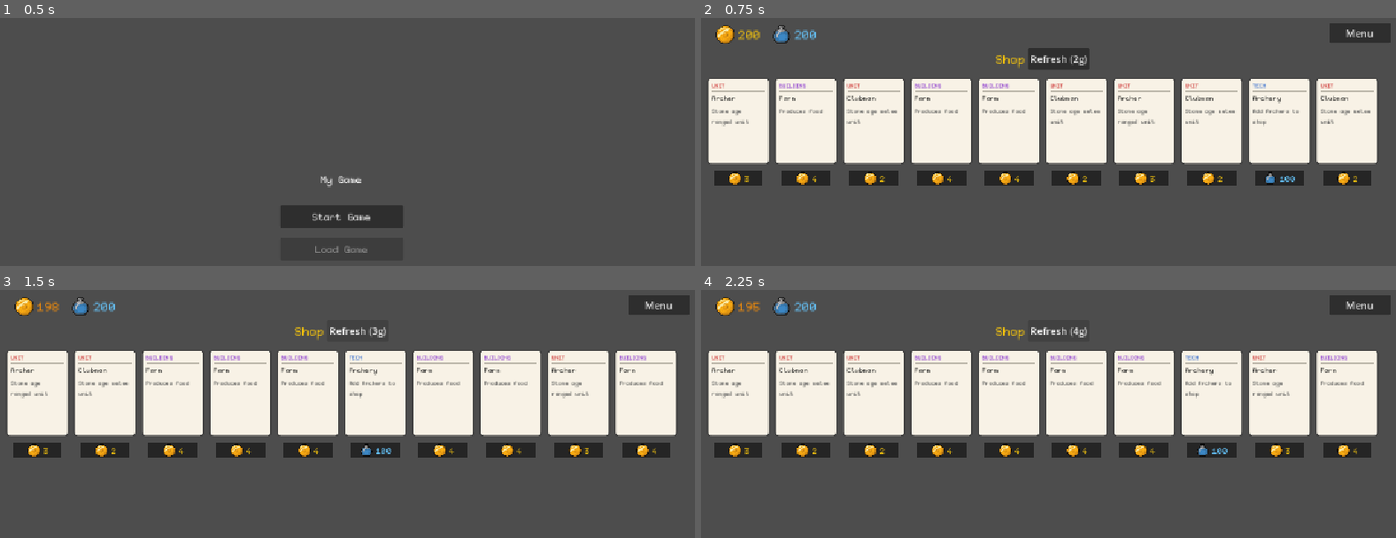
Above: before the commit, frames 1-4 (two rows, left to right).
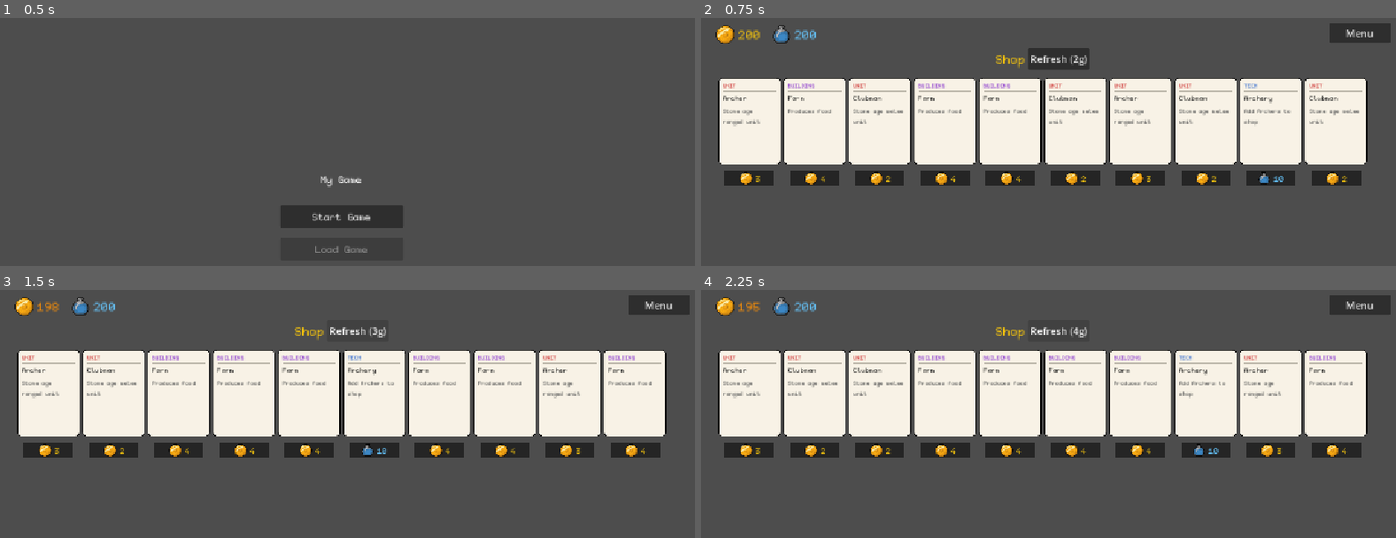
Above: after the commit, the same moments.

Repository: maomoney/proj2
Game: Godot game, scene res://main.tscn
Two runs of this game, one before a commit and one after it. Both use one fixed random seed, a clock stepped at 60 frames per second and the inputs below.
Inputs:
- Up to frame 1 (0.5 s): no input
- Up to frame 2 (0.75 s): click "Start Game" at 0.5 s
- Up to frame 3 (1.5 s): click "Refresh (2g)" at 1.25 s
- Up to frame 4 (2.25 s): click "Refresh (3g)" at 2 s

Frame 1 is identical in both runs. In frame 2, 10% of the frame differs, in the area x 1-98%, y 24-68%; in frame 3, 10%; in frame 4, 10%.

Commit message:
previews

Diff:
--- a/card.gd
+++ b/card.gd
@@ -11,6 +11,7 @@
 var dragging := false
 var drag_offset := Vector2.ZERO
 var _hovered := false
+var preview_only := false
 # Draws the sell value (half the cost) above the card. Shop toggles this for hovered/dragged hand cards.
 var show_cost := false:
 	set(value):
@@ -21,15 +22,16 @@
 const CORNER_RADIUS   := 6.0
 const DRAG_THRESHOLD  := 5.0
 const BG_COLOR        := Color(0.97, 0.95, 0.90)
-const BORDER_COLOR    := Color(0.25, 0.25, 0.25)
-const BORDER_WIDTH    := 2.0
+const BORDER_COLOR    := Color(0.0, 0.0, 0.0)
+const BORDER_WIDTH    := 1.0
 const TEXT_COLOR      := Color(0.1,  0.1,  0.1)
 const TEXT_COLOR_DIM  := Color(0.35, 0.35, 0.35)
 const GOLD_COLOR      := Color(0.949, 0.761, 0.051, 1)
 const SEPARATOR_COLOR := Color(0.75, 0.73, 0.68)
 
-const COIN_TEXTURE := preload("res://assets/coin.png")
-const LABEL_FONT   := preload("res://assets/Kubasta.ttf")
+const COIN_TEXTURE   := preload("res://assets/coin.png")
+const BEAKER_TEXTURE := preload("res://assets/beaker.png")
+const LABEL_FONT     := preload("res://assets/Kubasta.ttf")
 
 const TYPE_COLORS := {
 	"Building":     Color(0.52, 0.18, 0.80),
@@ -105,7 +107,30 @@
 		draw_string(font, Vector2(start_x + coin_size.x + 3.0, -7.0), num_str,
 						HORIZONTAL_ALIGNMENT_LEFT, -1, 14, GOLD_COLOR)
 
+	if preview_only:
+		var cost: int = int(data.get("cost", 0))
+		var is_tech := CardData.get_type(card_id) == "Tech"
+		var icon := BEAKER_TEXTURE if is_tech else COIN_TEXTURE
+		var cost_color := Color(0.4, 0.78, 1.0, 1) if is_tech else GOLD_COLOR
+		var num_str := "%d" % cost
+		var coin_size := Vector2(20.0, 20.0)
+		var str_w := font.get_string_size(num_str, HORIZONTAL_ALIGNMENT_LEFT, -1, 14).x
+		var total_w := coin_size.x + 3.0 + str_w
+		var start_x := (card_size.x - total_w) / 2.0
+		var pad := Vector2(6.0, 4.0)
+		var bg_w := total_w + pad.x * 2.0
+		var bg_h := coin_size.y + pad.y * 2.0
+		var bg_x := (card_size.x - bg_w) / 2.0
+		var below_y := card_size.y + 6.0
+		draw_rect(Rect2(Vector2(bg_x, below_y), Vector2(bg_w, bg_h)), Color(0.12, 0.12, 0.12, 0.85))
+		start_x = bg_x + pad.x
+		draw_texture_rect(icon, Rect2(Vector2(start_x, below_y + pad.y), coin_size), false)
+		draw_string(font, Vector2(start_x + coin_size.x + 3.0, below_y + pad.y + 14.0), num_str,
+				HORIZONTAL_ALIGNMENT_LEFT, -1, 14, cost_color)
+
 func _input(event: InputEvent) -> void:
+	if preview_only:
+		return
 	if event is InputEventMouseMotion:
 		if dragging:
 			return  # don't update hover state while dragging
@@ -119,6 +144,8 @@
 			mouse_exited.emit()
 
 func _unhandled_input(event: InputEvent) -> void:
+	if preview_only:
+		return
 	if event is InputEventMouseButton and event.button_index == MOUSE_BUTTON_LEFT:
 		var local := to_local(event.position)
 		var in_card := Rect2(Vector2.ZERO, card_size).has_point(local)
--- a/card_data.gd
+++ b/card_data.gd
@@ -25,7 +25,7 @@
 	"archery": {
 		"name":        "Archery",
 		"description": "Add Archers to shop",
-		"cost":        100,
+		"cost":        10,
 	},
 }
 
--- /dev/null
+++ b/hand_manager.gd
@@ -0,0 +1,201 @@
+extends RefCounted
+class_name HandManager
+
+const CARD_SCRIPT      := preload("res://card.gd")
+const HAND_BASE_SCALE  := 1.2
+const HAND_SCALE       := 1.4
+const HAND_LIFT        := 20.0
+const HAND_TWEEN_T     := 0.1
+const HAND_ARC_RADIUS  := 1000.0
+const HAND_ARC_SEP_DEG := 5.0
+const HAND_ARC_MAX_DEG := 40.0
+
+signal sell_requested(card: Node2D)
+
+var hand_cards: Array[String] = []
+var hand_nodes: Array[Node2D] = []
+var hand_card_hovered: Node2D = null
+var _hand_card_dragging: Node2D = null
+
+var _parent: Node2D
+var _top_layer: CanvasLayer
+var _sell_drop_zone: ColorRect
+
+func setup(parent: Node2D, top_layer: CanvasLayer, sell_drop_zone: ColorRect) -> void:
+	_parent = parent
+	_top_layer = top_layer
+	_sell_drop_zone = sell_drop_zone
+
+func spawn() -> void:
+	for n in hand_nodes:
+		n.queue_free()
+	hand_nodes.clear()
+	hand_card_hovered = null
+	_hand_card_dragging = null
+	if hand_cards.is_empty():
+		return
+	for i in hand_cards.size():
+		var card := Node2D.new()
+		card.set_script(CARD_SCRIPT)
+		card.name    = "Hand%d" % i
+		card.card_id = hand_cards[i] as String
+		_parent.add_child(card)
+		card.z_index = i
+		card.set_meta("hand_index", i)
+		card.position = card_position(i)
+		card.rotation = card_rotation(i)
+		card.scale = Vector2(HAND_BASE_SCALE, HAND_BASE_SCALE)
+		_connect_hover(card, i)
+		hand_nodes.append(card)
+
+func process_drag() -> void:
+	var card := _hand_card_dragging
+	if card == null or hand_nodes.size() <= 1:
+		return
+	var n      := hand_nodes.size()
+	var card_w := 100.0 * HAND_BASE_SCALE
+	var drag_center_x := card.position.x + card_w / 2.0
+	var target_idx := 0
+	var min_dist   := INF
+	for j in n:
+		var slot_cx := card_position(j).x + card_w / 2.0
+		var d       := absf(drag_center_x - slot_cx)
+		if d < min_dist:
+			min_dist   = d
+			target_idx = j
+	var current_idx: int = card.get_meta("hand_index") as int
+	if target_idx == current_idx:
+		return
+	hand_cards.remove_at(current_idx)
+	hand_cards.insert(target_idx, card.card_id)
+	hand_nodes.erase(card)
+	hand_nodes.insert(target_idx, card)
+	for i in n:
+		hand_nodes[i].set_meta("hand_index", i)
+		hand_nodes[i].z_index = i
+		if hand_nodes[i] != card:
+			var tw := _parent.create_tween().set_parallel(true)
+			tw.tween_property(hand_nodes[i], "position", card_position(i), HAND_TWEEN_T)
+			tw.tween_property(hand_nodes[i], "rotation", card_rotation(i), HAND_TWEEN_T)
+
+func remove_and_reindex(card: Node2D) -> void:
+	var idx: int = card.get_meta("hand_index") as int
+	hand_cards.remove_at(idx)
+	hand_nodes.erase(card)
+	if hand_card_hovered == card:
+		hand_card_hovered = null
+	card.queue_free()
+	for i in hand_nodes.size():
+		hand_nodes[i].set_meta("hand_index", i)
+		hand_nodes[i].z_index = i
+		var tw := _parent.create_tween().set_parallel(true)
+		tw.tween_property(hand_nodes[i], "position", card_position(i), HAND_TWEEN_T)
+		tw.tween_property(hand_nodes[i], "rotation", card_rotation(i), HAND_TWEEN_T)
+		tw.tween_property(hand_nodes[i], "scale", Vector2(HAND_BASE_SCALE, HAND_BASE_SCALE), HAND_TWEEN_T)
+
+func card_angle(index: int) -> float:
+	var n := hand_cards.size()
+	if n <= 1:
+		return -PI / 2.0
+	var sep := minf(HAND_ARC_SEP_DEG, HAND_ARC_MAX_DEG / (n - 1))
+	return -PI / 2.0 + (index - (n - 1) / 2.0) * deg_to_rad(sep)
+
+func card_rotation(index: int) -> float:
+	return card_angle(index) + PI / 2.0
+
+func card_position(index: int) -> Vector2:
+	var vp     := _parent.get_viewport_rect().size
+	var center := Vector2(vp.x / 2.0, vp.y + HAND_ARC_RADIUS)
+	var angle  := card_angle(index)
+	var arc_pt := center + Vector2(cos(angle), sin(angle)) * HAND_ARC_RADIUS
+	var card_w := 100.0 * HAND_BASE_SCALE
+	var card_h := 140.0 * HAND_BASE_SCALE
+	var local_bottom_center := Vector2(card_w / 2.0, card_h)
+	return arc_pt - local_bottom_center.rotated(card_rotation(index))
+
+func lift_card(card: Node2D) -> void:
+	var global := card.global_position
+	card.reparent(_top_layer)
+	card.global_position = global
+
+func drop_card(card: Node2D) -> void:
+	if card.get_parent() != _parent:
+		var global := card.global_position
+		card.reparent(_parent)
+		card.global_position = global
+
+func unhover(card: Node2D) -> void:
+	if not card.dragging:
+		card.show_cost = false
+	drop_card(card)
+	var idx  := card.get_meta("hand_index") as int
+	var tw := _parent.create_tween().set_parallel(true)
+	tw.tween_property(card, "scale",    Vector2(HAND_BASE_SCALE, HAND_BASE_SCALE), HAND_TWEEN_T)
+	tw.tween_property(card, "position", card_position(idx), HAND_TWEEN_T)
+	if not card.dragging:
+		tw.tween_property(card, "rotation", card_rotation(idx), HAND_TWEEN_T)
+
+func _connect_hover(card: Node2D, base_z: int) -> void:
+	card.set_meta("base_z", base_z)
+	var card_w: float = card.card_size.x
+	var card_h: float = card.card_size.y
+	card.drag_started.connect(func() -> void:
+		if hand_card_hovered != null and hand_card_hovered != card:
+			card.dragging = false
+			var hc := hand_card_hovered
+			hand_card_hovered = null
+			hc._hovered = false
+			hc.dragging = true
+			unhover(hc)
+			hc.rotation = 0.0
+			hc.drag_offset = hc.to_local(_parent.get_viewport().get_mouse_position())
+			hc.drag_started.emit()
+			return
+		_hand_card_dragging = card
+		card.rotation = 0.0
+		card.show_cost = true
+		_parent.get_tree().create_timer(0.2).timeout.connect(func() -> void:
+			if is_instance_valid(card) and card.dragging:
+				_sell_drop_zone.show()
+		)
+	)
+	card.drag_ended.connect(func() -> void:
+		_hand_card_dragging = null
+		_sell_drop_zone.hide()
+		card.show_cost = false
+		var drop_y: float = card.global_position.y + card_h / 2.0
+		if drop_y <= _parent.get_viewport_rect().size.y / 3.0:
+			sell_requested.emit(card)
+		else:
+			var idx    := card.get_meta("hand_index") as int
+			var tw := _parent.create_tween().set_parallel(true)
+			tw.tween_property(card, "scale",    Vector2(HAND_BASE_SCALE, HAND_BASE_SCALE), HAND_TWEEN_T)
+			tw.tween_property(card, "position", card_position(idx), HAND_TWEEN_T)
+			tw.tween_property(card, "rotation", card_rotation(idx), HAND_TWEEN_T)
+	)
+	card.mouse_entered.connect(func() -> void:
+		if hand_card_hovered == card:
+			return
+		if _hand_card_dragging != null and _hand_card_dragging != card:
+			return
+		if hand_card_hovered != null:
+			unhover(hand_card_hovered)
+		hand_card_hovered = card
+		card.show_cost = true
+		lift_card(card)
+		var idx          := card.get_meta("hand_index") as int
+		var vp           := _parent.get_viewport_rect().size
+		var arc_center_x := card_position(idx).x + card_w / 2.0
+		var hover_pos    := Vector2(
+			arc_center_x - card_w * HAND_SCALE / 2.0,
+			vp.y - HAND_LIFT - card_h * HAND_SCALE)
+		var tw := _parent.create_tween().set_parallel(true)
+		tw.tween_property(card, "scale",    Vector2(HAND_SCALE, HAND_SCALE), HAND_TWEEN_T)
+		tw.tween_property(card, "position", hover_pos,                       HAND_TWEEN_T)
+		tw.tween_property(card, "rotation", 0.0,                             HAND_TWEEN_T)
+	)
+	card.mouse_exited.connect(func() -> void:
+		if hand_card_hovered == card:
+			hand_card_hovered = null
+		unhover(card)
+	)
--- a/shop.gd
+++ b/shop.gd
@@ -6,16 +6,7 @@
 const REFRESH_COST_INCREMENT = 1
 
 const CARD_WIDTH := 100.0
-const CARD_SPACING    := 110.0
-
-const HAND_OVERLAP      := 20.0
-const HAND_BASE_SCALE   := 1.2
-const HAND_SCALE        := 1.4
-const HAND_LIFT         := 20.0
-const HAND_TWEEN_T      := 0.1
-const HAND_ARC_RADIUS   := 1000.0
-const HAND_ARC_SEP_DEG  := 5.0   # degrees between adjacent cards
-const HAND_ARC_MAX_DEG  := 40.0  # maximum fan angle in degrees
+const CARD_SPACING    := 106.0
 
 const SHOP_SCALE    := 1.1
 const SHOP_LIFT 	:= 0
@@ -32,11 +23,10 @@
 
 var card_count := 10
 var cards: Array[Node2D] = []
-var hand_cards: Array[String] = []
-var hand_nodes: Array[Node2D] = []
-var hand_card_hovered: Node2D = null
+var _hand: HandManager
 var _shop_card_dragging: Node2D = null
-var _hand_card_dragging: Node2D = null
+var _shop_card_hovered: Node2D = null
+var _shop_hover_preview: Node2D = null
 var gold := 200
 var science := 200
 var _displayed_gold := 0.0
@@ -71,6 +61,11 @@
 	_sell_drop_zone.z_index = -1
 	add_child(_sell_drop_zone)
 	_sell_drop_zone.hide()
+
+	_hand = HandManager.new()
+	_hand.setup(self, _top_layer, _sell_drop_zone)
+	_hand.sell_requested.connect(_sell_hand_card)
+
 	$UI/Modal.hide()
 	$UI/SettingsModal.hide()
 
@@ -88,7 +83,7 @@
 		var state := GameState.load_game()
 		gold = state.get("gold", gold)
 		science = state.get("science", science)
-		hand_cards.assign(state.get("hand_cards", hand_cards))
+		_hand.hand_cards.assign(state.get("hand_cards", _hand.hand_cards))
 		var card_states: Array = state.get("cards", [])
 		_spawn_cards(card_states.size() if card_states.size() > 0 else card_count)
 		for i in cards.size():
@@ -108,7 +103,7 @@
 	else:
 		_spawn_cards()
 
-	_spawn_hand()
+	_hand.spawn()
 	_set_gold_display(gold)
 	_set_science_display(science)
 	_update_gold_label()
@@ -214,62 +209,33 @@
 	if card.has_meta("cost_label"):
 		card.remove_meta("cost_label")
 
-func _spawn_hand() -> void:
-	for n in hand_nodes:
-		n.queue_free()
-	hand_nodes.clear()
-	hand_card_hovered = null
-	_hand_card_dragging = null
-	if hand_cards.is_empty():
-		return
-
-	for i in hand_cards.size():
-		var card := Node2D.new()
-		card.set_script(CARD_SCRIPT)
-		card.name    = "Hand%d" % i
-		card.card_id = hand_cards[i] as String
-		add_child(card)
-		card.z_index = i
-		card.set_meta("hand_index", i)
-		card.position = _hand_card_position(i)
-		card.rotation = _hand_card_rotation(i)
-		card.scale = Vector2(HAND_BASE_SCALE, HAND_BASE_SCALE)
-		_connect_hand_hover(card, i)
-		hand_nodes.append(card)
+func _free_shop_preview() -> void:
+	if is_instance_valid(_shop_hover_preview):
+		_shop_hover_preview.queue_free()
+	_shop_hover_preview = null
+
+func _preview_position(mouse: Vector2) -> Vector2:
+	var preview_w := CARD_WIDTH * 2.0
+	var right_of_center := mouse.x > get_viewport_rect().size.x / 2.0
+	return Vector2(mouse.x - (preview_w if right_of_center else 0.0), mouse.y)
 
 func _process(_delta: float) -> void:
-	var card := _hand_card_dragging
-	if card == null or hand_nodes.size() <= 1:
-		return
-	var n      := hand_nodes.size()
-	var card_w := 100.0 * HAND_BASE_SCALE
-	# Find the slot whose center x is nearest to the dragged card's center x.
-	# Does not move the dragged card — only updates other cards' positions.
-	var drag_center_x := card.position.x + card_w / 2.0
-	var target_idx := 0
-	var min_dist   := INF
-	for j in n:
-		var slot_cx := _hand_card_position(j).x + card_w / 2.0
-		var d       := absf(drag_center_x - slot_cx)
-		if d < min_dist:
-			min_dist   = d
-			target_idx = j
-	var current_idx: int = card.get_meta("hand_index") as int
-	if target_idx == current_idx:
-		return
-	# Reorder arrays.
-	hand_cards.remove_at(current_idx)
-	hand_cards.insert(target_idx, card.card_id)
-	hand_nodes.erase(card)
-	hand_nodes.insert(target_idx, card)
-	# Update indices and tween non-dragged cards to new positions.
-	for i in n:
-		hand_nodes[i].set_meta("hand_index", i)
-		hand_nodes[i].z_index = i
-		if hand_nodes[i] != card:
-			var tw := create_tween().set_parallel(true)
-			tw.tween_property(hand_nodes[i], "position", _hand_card_position(i),  HAND_TWEEN_T)
-			tw.tween_property(hand_nodes[i], "rotation", _hand_card_rotation(i),  HAND_TWEEN_T)
+	_hand.process_drag()
+	var want_preview: bool = _shop_card_hovered != null and not _shop_card_hovered.dragging
+	if want_preview:
+		if not is_instance_valid(_shop_hover_preview):
+			var preview := Node2D.new()
+			preview.set_script(CARD_SCRIPT)
+			preview.preview_only = true
+			preview.scale = Vector2(2.0, 2.0)
+			_top_layer.add_child(preview)
+			_shop_hover_preview = preview
+		if _shop_hover_preview.card_id != _shop_card_hovered.card_id:
+			_shop_hover_preview.card_id = _shop_card_hovered.card_id
+			_shop_hover_preview.queue_redraw()
+		_shop_hover_preview.position = _preview_position(get_viewport().get_mouse_position())
+	else:
+		_free_shop_preview()
 
 func _shop_card_position(index: int) -> Vector2:
 	var n          := cards.size()
@@ -277,32 +243,13 @@
 	var start_x    := (get_viewport_rect().size.x - total_span) / 2.0
 	return Vector2(start_x + index * CARD_SPACING, 100)
 
-func _hand_card_angle(index: int) -> float:
-	var n := hand_cards.size()
-	if n <= 1:
-		return -PI / 2.0
-	var sep := minf(HAND_ARC_SEP_DEG, HAND_ARC_MAX_DEG / (n - 1))
-	return -PI / 2.0 + (index - (n - 1) / 2.0) * deg_to_rad(sep)
-
-func _hand_card_rotation(index: int) -> float:
-	return _hand_card_angle(index) + PI / 2.0
-
-func _hand_card_position(index: int) -> Vector2:
-	var vp     := get_viewport_rect().size
-	var center := Vector2(vp.x / 2.0, vp.y + HAND_ARC_RADIUS)
-	var angle  := _hand_card_angle(index)
-	var arc_pt := center + Vector2(cos(angle), sin(angle)) * HAND_ARC_RADIUS
-	# Anchor card's bottom-center to the arc point.
-	var card_w := 100.0 * HAND_BASE_SCALE
-	var card_h := 140.0 * HAND_BASE_SCALE
-	var local_bottom_center := Vector2(card_w / 2.0, card_h)
-	return arc_pt - local_bottom_center.rotated(_hand_card_rotation(index))
-
 func _connect_shop_hover(card: Node2D) -> void:
 	var card_w: float = card.card_size.x
 	var card_h: float = card.card_size.y
 	card.drag_started.connect(func() -> void:
 		_shop_card_dragging = card
+		_shop_card_hovered = null
+		card.z_index = 100
 		get_tree().create_timer(0.3).timeout.connect(func() -> void:
 			if is_instance_valid(card) and card.dragging:
 				_drop_zone.show()
@@ -310,6 +257,7 @@
 	)
 	card.drag_ended.connect(func() -> void:
 		_shop_card_dragging = null
+		card.z_index = 0
 		_drop_zone.hide()
 		var drop_y: float = card.global_position.y + card_h / 2.0
 		if drop_y >= get_viewport_rect().size.y / 2.0:
@@ -323,7 +271,8 @@
 	card.mouse_entered.connect(func() -> void:
 		if _shop_card_dragging != null and _shop_card_dragging != card:
 			return
-		_lift_card(card)
+		_shop_card_hovered = card
+		# _hand.lift_card(card)
 		var base  := _shop_card_position(card.get_meta("shop_index") as int)
 		var offset := Vector2(card_w / 2.0 * (1.0 - SHOP_SCALE),
 							  card_h / 2.0 * (1.0 - SHOP_SCALE) - SHOP_LIFT)
@@ -332,104 +281,14 @@
 		tw.tween_property(card, "position", base + offset,                   SHOP_TWEEN_T)
 	)
 	card.mouse_exited.connect(func() -> void:
-		_drop_card(card)
+		if _shop_card_hovered == card:
+			_shop_card_hovered = null
+		_hand.drop_card(card)
 		var base := _shop_card_position(card.get_meta("shop_index") as int)
 		var tw := create_tween().set_parallel(true)
 		tw.tween_property(card, "scale",    Vector2.ONE, SHOP_TWEEN_T)
 		tw.tween_property(card, "position", base,        SHOP_TWEEN_T)
 	)
-
-func _connect_hand_hover(card: Node2D, base_z: int) -> void:
-	card.set_meta("base_z", base_z)
-	var card_w: float = card.card_size.x
-	var card_h: float = card.card_size.y
-	card.drag_started.connect(func() -> void:
-		# If another card is hovered, cancel this drag and start on the hovered card instead.
-		if hand_card_hovered != null and hand_card_hovered != card:
-			card.dragging = false
-			var hc := hand_card_hovered
-			hand_card_hovered = null
-			hc._hovered = false
-			hc.dragging = true   # set before _unhover so rotation tween is skipped
-			_unhover_hand_card(hc)
-			hc.rotation = 0.0
-			hc.drag_offset = hc.to_local(get_viewport().get_mouse_position())
-			hc.drag_started.emit()
-			return
-		_hand_card_dragging = card
-		card.rotation = 0.0
-		card.show_cost = true
-		get_tree().create_timer(0.2).timeout.connect(func() -> void:
-			if is_instance_valid(card) and card.dragging:
-				_sell_drop_zone.show()
-		)
-	)
-	card.drag_ended.connect(func() -> void:
-		_hand_card_dragging = null
-		_sell_drop_zone.hide()
-		card.show_cost = false
-		var drop_y: float = card.global_position.y + card_h / 2.0
-		if drop_y <= get_viewport_rect().size.y / 3.0:
-			_sell_hand_card(card)
-		else:
-			var idx    := card.get_meta("hand_index") as int
-			var origin := _hand_card_position(idx)
-			var rot    := _hand_card_rotation(idx)
-			var tw := create_tween().set_parallel(true)
-			tw.tween_property(card, "scale",    Vector2(HAND_BASE_SCALE, HAND_BASE_SCALE), HAND_TWEEN_T)
-			tw.tween_property(card, "position", origin,      HAND_TWEEN_T)
-			tw.tween_property(card, "rotation", rot,         HAND_TWEEN_T)
-	)
-	card.mouse_entered.connect(func() -> void:
-		if hand_card_hovered == card:
-			return
-		if _hand_card_dragging != null and _hand_card_dragging != card:
-			return
-		if hand_card_hovered != null:
-			_unhover_hand_card(hand_card_hovered)
-		hand_card_hovered = card
-		card.show_cost = true
-		_lift_card(card)
-		var idx          := card.get_meta("hand_index") as int
-		var vp           := get_viewport_rect().size
-		var arc_center_x := _hand_card_position(idx).x + card_w / 2.0
-		var hover_pos    := Vector2(
-			arc_center_x - card_w * HAND_SCALE / 2.0,
-			vp.y - HAND_LIFT - card_h * HAND_SCALE)
-		var tw := create_tween().set_parallel(true)
-		tw.tween_property(card, "scale",    Vector2(HAND_SCALE, HAND_SCALE), HAND_TWEEN_T)
-		tw.tween_property(card, "position", hover_pos,                       HAND_TWEEN_T)
-		tw.tween_property(card, "rotation", 0.0,                             HAND_TWEEN_T)
-	)
-	card.mouse_exited.connect(func() -> void:
-		if hand_card_hovered == card:
-			hand_card_hovered = null
-		_unhover_hand_card(card)
-	)
-
-func _lift_card(card: Node2D) -> void:
-	var global := card.global_position
-	card.reparent(_top_layer)
-	card.global_position = global
-
-func _drop_card(card: Node2D) -> void:
-	if card.get_parent() != self:
-		var global := card.global_position
-		card.reparent(self)
-		card.global_position = global
-
-func _unhover_hand_card(card: Node2D) -> void:
-	if not card.dragging:
-		card.show_cost = false
-	_drop_card(card)
-	var idx  := card.get_meta("hand_index") as int
-	var base := _hand_card_position(idx)
-	var rot  := _hand_card_rotation(idx)
-	var tw := create_tween().set_parallel(true)
-	tw.tween_property(card, "scale",    Vector2(HAND_BASE_SCALE, HAND_BASE_SCALE), HAND_TWEEN_T)
-	tw.tween_property(card, "position", base,        HAND_TWEEN_T)
-	if not card.dragging:
-		tw.tween_property(card, "rotation", rot, HAND_TWEEN_T)
 
 func _reindex_shop_cards() -> void:
 	var n := cards.size()
@@ -446,24 +305,12 @@
 
 func _sell_hand_card(card: Node2D) -> void:
 	var data: Dictionary = CardData.get_all().get(card.card_id, {})
-	var refund: int = data.get("cost", 0) / 2
-	_change_gold(refund)
-	var idx: int = card.get_meta("hand_index") as int
-	hand_cards.remove_at(idx)
-	hand_nodes.erase(card)
-	if hand_card_hovered == card:
-		hand_card_hovered = null
-	card.queue_free()
-	# Reindex remaining hand nodes.
-	for i in hand_nodes.size():
-		hand_nodes[i].set_meta("hand_index", i)
-		hand_nodes[i].z_index = i
-		var target := _hand_card_position(i)
-		var rot    := _hand_card_rotation(i)
-		var tw := create_tween().set_parallel(true)
-		tw.tween_property(hand_nodes[i], "position", target,      HAND_TWEEN_T)
-		tw.tween_property(hand_nodes[i], "rotation", rot,         HAND_TWEEN_T)
-		tw.tween_property(hand_nodes[i], "scale",    Vector2(HAND_BASE_SCALE, HAND_BASE_SCALE), HAND_TWEEN_T)
+	var refund: int = int(int(data.get("cost", 0)) / 2.0)
+	if CardData.get_type(card.card_id) == "Tech":
+		_change_science(refund)
+	else:
+		_change_gold(refund)
+	_hand.remove_and_reindex(card)
 	_update_gold_label()
 
 func _update_gold_label() -> void:
@@ -520,7 +367,7 @@
 	var is_tech := CardData.get_type(card.card_id) == "Tech"
 	var currency := science if is_tech else gold
 	if currency < cost:
-		_drop_card(card)
+		_hand.drop_card(card)
 		var origin := _shop_card_position(card.get_meta("shop_index") as int)
 		var tw := create_tween()
 		tw.tween_property(card, "modulate", Color.RED,   SHOP_TWEEN_T)
@@ -533,12 +380,12 @@
 		_change_science(-cost)
 	else:
 		_change_gold(-cost)
-	hand_cards.append(card.card_id)
+	_hand.hand_cards.append(card.card_id)
 	_free_cost_label(card)
 	cards.erase(card)
 	card.queue_free()
 	_reindex_shop_cards()
-	_spawn_hand()
+	_hand.spawn()
 	_update_gold_label()
 
 func _on_refresh_pressed() -> void:
@@ -569,8 +416,8 @@
 	get_window().move_to_center()
 
 func quick_save() -> void:
-	GameState.save_game(cards, hand_cards, gold, science)
+	GameState.save_game(cards, _hand.hand_cards, gold, science)
 
 func _on_save_exit_pressed() -> void:
-	GameState.save_game(cards, hand_cards, gold, science)
+	GameState.save_game(cards, _hand.hand_cards, gold, science)
 	get_tree().change_scene_to_file("res://main.tscn")
Not shown, added: hand_manager.gd.uid
